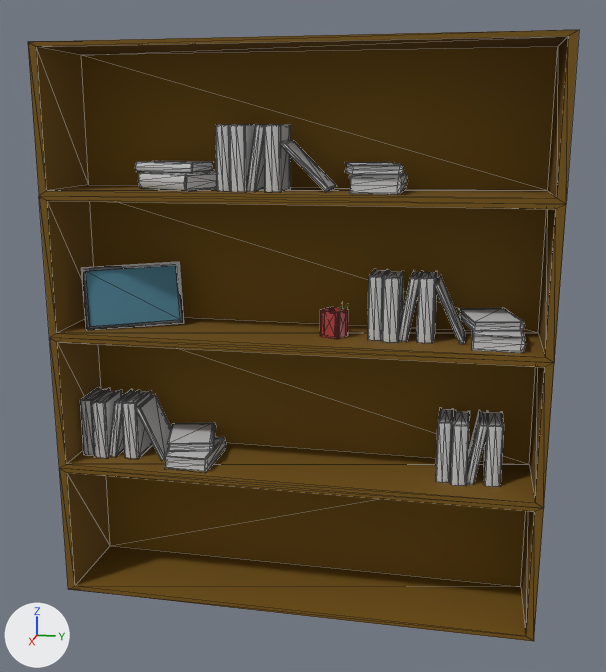
An edit to the FBX model Ripple Effect/Assets/Resources/Models/RoomModels/RE_RLivingBShelf.FBX, drawn before and after from the same camera.
One viewpoint serves both versions: a camera (50 mm lens) standing at (5.45, 1.12, 3.27) and looking at (0.0, 0.03, 1.9). The axes (+X, +Y, +Z) are drawn at lower left. The lights are the same throughout. Mesh edges are drawn as thin lines. Where no turn or scale is listed for an object, it has been applied to the vertices.

Objects in the first picture: 'RE_RLivingBShelf'.
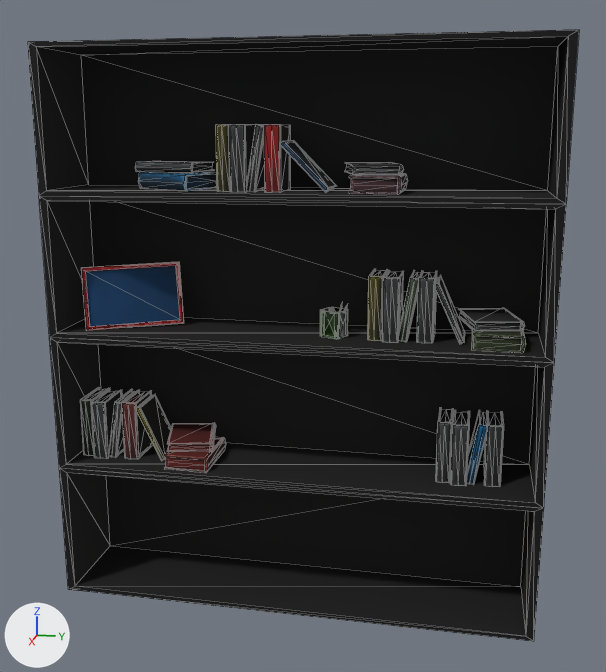
Boxes (x1, y1, x2, y2) around the edits, measured in the pictures (606 x 672 px):
'RE_RLivingBShelf', surface changed (brown to black)
    both: (28, 30, 579, 642)
part 1 of me_mesh, surface changed
    both: (80, 124, 526, 487)

The edits, one by one:
Picture 'Albedo_Books.png' (img_albedo_books_png) is new.
Picture 'Albedo_Gloss.png' (img_albedo_gloss_png) is new.
Picture 'Albedo_Glass.png' (img_albedo_glass_png) is new.
Picture 'Albedo_Wood.png' (img_albedo_wood_png) is new.
In material 'Wood' (mat_wood), base_color is no longer (0.184, 0.0902, 0.0), dark yellow #775500.
In material 'Wood' (mat_wood), texture is now set to img_albedo_wood_png, with its transparency.
In material 'Glass' (mat_glass), base_color is no longer (0.0706, 0.22, 0.302), cyan #4b8195.
In material 'Glass' (mat_glass), texture is now set to img_albedo_glass_png, with its transparency.
In material 'Gloss' (mat_gloss), base_color is no longer (0.478, 0.0588, 0.0588), red #b84545.
In material 'Gloss' (mat_gloss), texture is now set to img_albedo_gloss_png, with its transparency.
In material 'Books' (mat_books), base_color is no longer (0.588, 0.588, 0.588), light grey #cacaca.
In material 'Books' (mat_books), texture is now set to img_albedo_books_png, with its transparency.
me_mesh has 1264 vertices, 2400 faces and spans x -0.38..0.38, y -1.64..1.64, z 0.01..3.8.
me_mesh is used by ob_re_rlivingbshelf; location (0.0, 0.0, 0.0).
me_mesh part 1: texture (UV) coordinates of 2038 of 2400 faces, centred in x -0.23..0.32, y -1.56..1.47, z 0.98..3.3, changed; they spanned u 0.0..1.0, v 0.0..1.0 and now span u 0.0..1.0, v 0.0..1.0.
